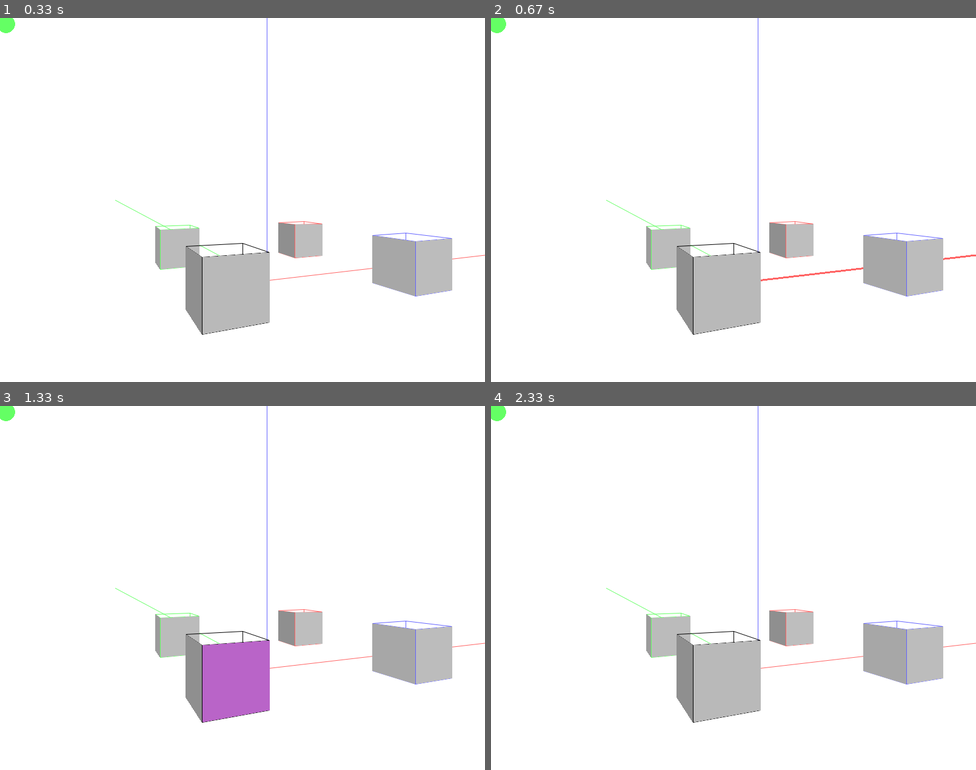
Above: before the commit, frames 1-4 (two rows, left to right).
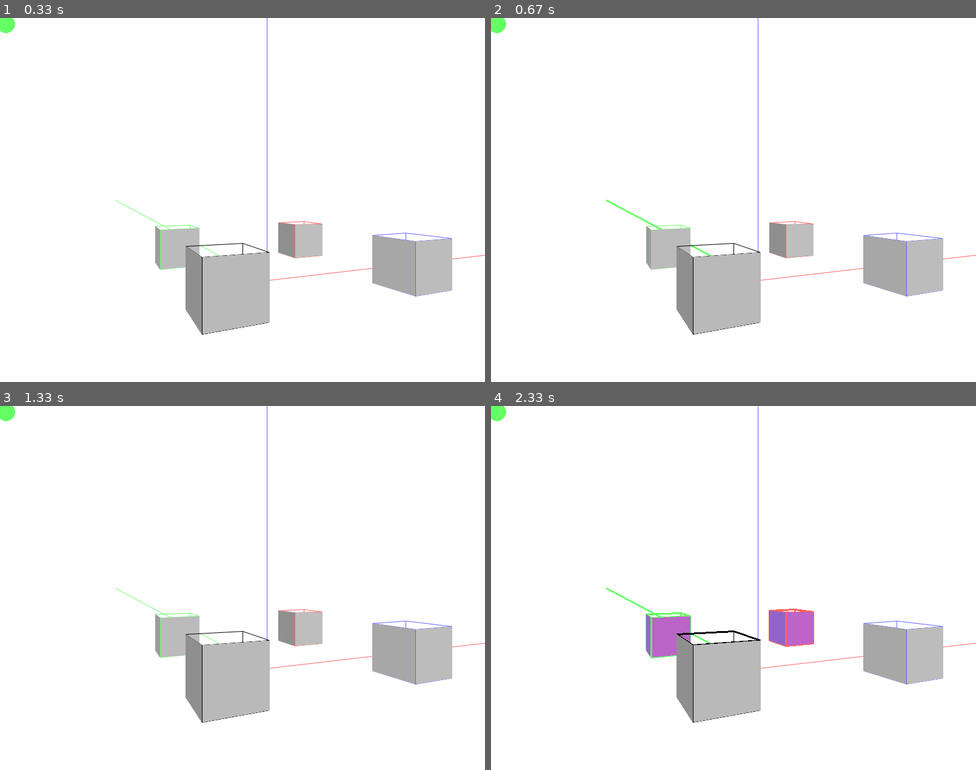
Above: after the commit, the same moments.

Repository: qsorix/draw-3d
Game: pygame game, started from main.py
Two runs of this game, one before a commit and one after it. Both use one fixed random seed, a clock stepped at 60 frames per second and the inputs below.
Inputs (mouse positions are in pixels of both pictures, inside the frame that each line leads up to):
- Up to frame 1 (0.33 s): no input
- Up to frame 2 (0.67 s): press the mouse at (617, 203) at 0.37 s; move the mouse to (699, 243) at 0.47 s; release the mouse at (782, 280) at 0.6 s
- Up to frame 3 (1.33 s): click (92, 675) at 0.72 s; press the mouse at (92, 675) at 1.03 s; move the mouse to (155, 679) at 1.13 s; release the mouse at (218, 682) at 1.27 s
- Up to frame 4 (2.33 s): press the mouse at (583, 675) at 1.37 s; move the mouse to (718, 660) at 1.47 s; release the mouse at (859, 646) at 1.6 s; press the mouse at (583, 675) at 1.7 s; move the mouse to (743, 679) at 1.8 s; release the mouse at (903, 682) at 1.93 s; press the mouse at (583, 675) at 2.03 s; move the mouse to (709, 598) at 2.13 s; release the mouse at (835, 522) at 2.27 s

Frame 1 is identical in both runs. In frame 2, 0.2% of the frame differs, in the area x 23-100%, y 49-73%; in frame 3, 2.8%, in the area x 41-56%, y 64-87%; in frame 4, 2.0%.

Commit message:
Selection with a rectangle

Diff:
--- a/funcs.py
+++ b/funcs.py
@@ -23,6 +23,9 @@
         return (abs(self.x - other.x) < 0.0001 and
                 abs(self.y - other.y) < 0.0001 and
                 abs(self.z - other.z) < 0.0001)
+
+    def copy(self):
+        return P(self.x, self.y, self.z)
 
 class Ray:
     def __init__(self, v, p0):
@@ -218,6 +221,10 @@
         raise Exception("direction vector is empty")
     return v * (dot(u, v) / (l*l))
 
+def plane_containing_rays(u, v):
+    normal = cross(u.v, v.v)
+    return Plane(normal, u.p0)
+
 def vector_plane_projection(u, plane):
     # project u onto plane
     return sub_vectors(u, vector_vector_projection(u, plane.normal))
--- a/main.py
+++ b/main.py
@@ -127,6 +127,7 @@
         self.segments = []
         self.drawn_segments = []
         self.drawn_indicators = []
+        self.plain_rects = []
         self.walls = []
         self.drawn_walls = []
 
@@ -384,12 +385,21 @@
             yield s.a
             yield s.b
 
+    def objects_iter(self):
+        for s in self.segments:
+            yield s
+        for w in self.walls:
+            yield w
+
     def keyDown(self, key):
         self.pressed.add(key)
         print(key)
 
     def keyUp(self, key):
         self.pressed.discard(key)
+
+    def mouseDown(self, button, pos):
+        self.tool.mouseDown(button, pos)
 
     def mouseUp(self, button, pos):
         self.tool.mouseUp(button, pos)
@@ -490,6 +500,9 @@
 
         text = self.font.render(self.text, True, (0,0,0))
         self.screen.blit(text, (self.w-max(100, text.get_width()), self.h-text.get_height()))
+
+        for r in self.plain_rects:
+            pygame.draw.rect(self.screen, black, r, 1)
 
 
     def get_view_ray(self, mx, my):
--- a/objects.py
+++ b/objects.py
@@ -16,6 +16,10 @@
     def __repr__(self):
         return "S({0}, {1})".format(self.a, self.b)
 
+    def vertices_iter(self):
+        yield self.a
+        yield self.b
+
 class Wall:
     def __init__(self, vertices):
         self.vertices = vertices
@@ -33,3 +37,6 @@
             raise Exception("Failed to calculate normal to a wall")
 
         return res
+
+    def vertices_iter(self):
+        return self.vertices
--- a/pygamehelper.py
+++ b/pygamehelper.py
@@ -37,6 +37,8 @@
                 if event.key == K_ESCAPE:
                     self.running = False
                 self.keyUp(event.key)
+            elif event.type == MOUSEBUTTONDOWN:
+                self.mouseDown(event.button, event.pos)
             elif event.type == MOUSEBUTTONUP:
                 self.mouseUp(event.button, event.pos)
             elif event.type == MOUSEMOTION:
@@ -75,6 +77,9 @@
     def keyUp(self, key):
         pass
 
+    def mouseDown(self, button, pos):
+        pass
+
     def mouseUp(self, button, pos):
         pass
 
--- a/tools/__init__.py
+++ b/tools/__init__.py
@@ -1,6 +1,9 @@
 class Tool:
     def __init__(self, wnd):
         self.wnd = wnd
+
+    def mouseDown(self, button, pos):
+        pass
 
     def mouseUp(self, button, pos):
         pass
--- a/tools/rectangle.py
+++ b/tools/rectangle.py
@@ -44,8 +44,7 @@
         self.end = end
 
         if not self.drawing_plane:
-            self.drawing_plane = pick_plane_facing_camera(self.wnd.camera_angle,
-                                                          self.wnd.camera_angle_vert)
+            self.drawing_plane = self.wnd.pick_plane_facing_camera()
 
         v = funcs.get_axes_oriented_projection(self.drawing_plane, vector_from_to(self.start, end))
         self.side_vector = v
--- a/tools/select.py
+++ b/tools/select.py
@@ -1,14 +1,28 @@
 from tools import Tool
 import pygame
+from colors import *
+from objects import S
+import funcs
+from funcs import P
 
 class ToolSelect(Tool):
     def __init__(self, wnd):
         self.wnd = wnd
+        self.rect_start = None
 
     def activate(self):
         pygame.mouse.set_cursor((16, 19), (0, 0), (128, 0, 192, 0, 160, 0, 144, 0, 136, 0, 132, 0, 130, 0, 129, 0, 128, …(265 unchanged characters)…
 
-    def mouseUp(self, button, pos):
+    def mouseMotion(self, buttons, pos, rel):
+        if self.rect_start:
+            x = min(self.rect_start[0], pos[0])
+            y = min(self.rect_start[1], pos[1])
+            w = abs(self.rect_start[0] - pos[0])
+            h = abs(self.rect_start[1] - pos[1])
+            r = pygame.Rect(x, y, w, h)
+            self.wnd.plain_rects = [r]
+
+    def mouseDown(self, button, pos):
         if not self.wnd.shift_down():
             self.wnd.select_nothing()
 
@@ -18,3 +32,38 @@
                 objects[0][0].active = not objects[0][0].active
             else:
                 objects[0][0].active = True
+        else:
+            self.rect_start = pos
+
+    def mouseUp(self, button, pos):
+        if self.rect_start and self.rect_start != pos:
+            x = min(self.rect_start[0], pos[0])
+            y = min(self.rect_start[1], pos[1])
+            w = abs(self.rect_start[0] - pos[0])
+            h = abs(self.rect_start[1] - pos[1])
+
+            ray1 = self.wnd.get_view_ray(x, y)
+            ray2 = self.wnd.get_view_ray(x, y+h)
+            ray3 = self.wnd.get_view_ray(x+w, y+h)
+            ray4 = self.wnd.get_view_ray(x+w, y)
+
+            planes = [funcs.plane_containing_rays(ray1, ray2),
+                      funcs.plane_containing_rays(ray2, ray3),
+                      funcs.plane_containing_rays(ray3, ray4),
+                      funcs.plane_containing_rays(ray4, ray1)]
+
+            if not self.wnd.shift_down():
+                self.wnd.select_nothing()
+
+            for o in self.wnd.objects_iter():
+                inside = True
+                for v in o.vertices_iter():
+                    for p in planes:
+                        if funcs.dot(p.normal, funcs.vector_from_to(p.p0, v)) < 0:
+                            inside = False
+                            break
+                if inside:
+                    o.active = True
+
+        self.rect_start = None
+        self.wnd.plain_rects = []
